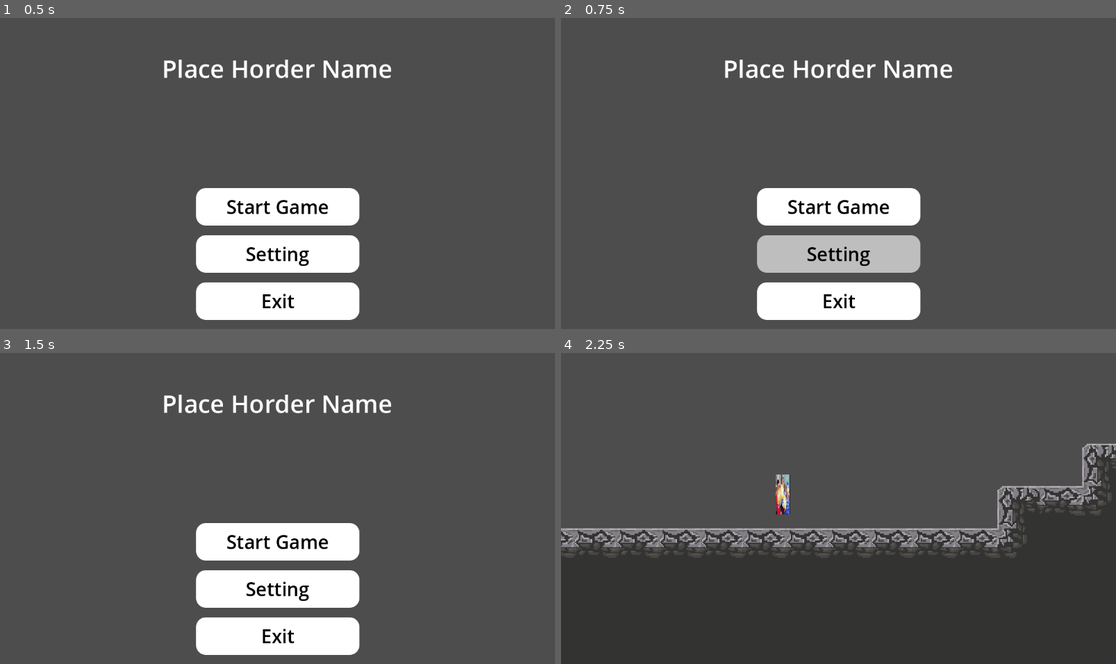
Above: before the commit, frames 1-4 (two rows, left to right).
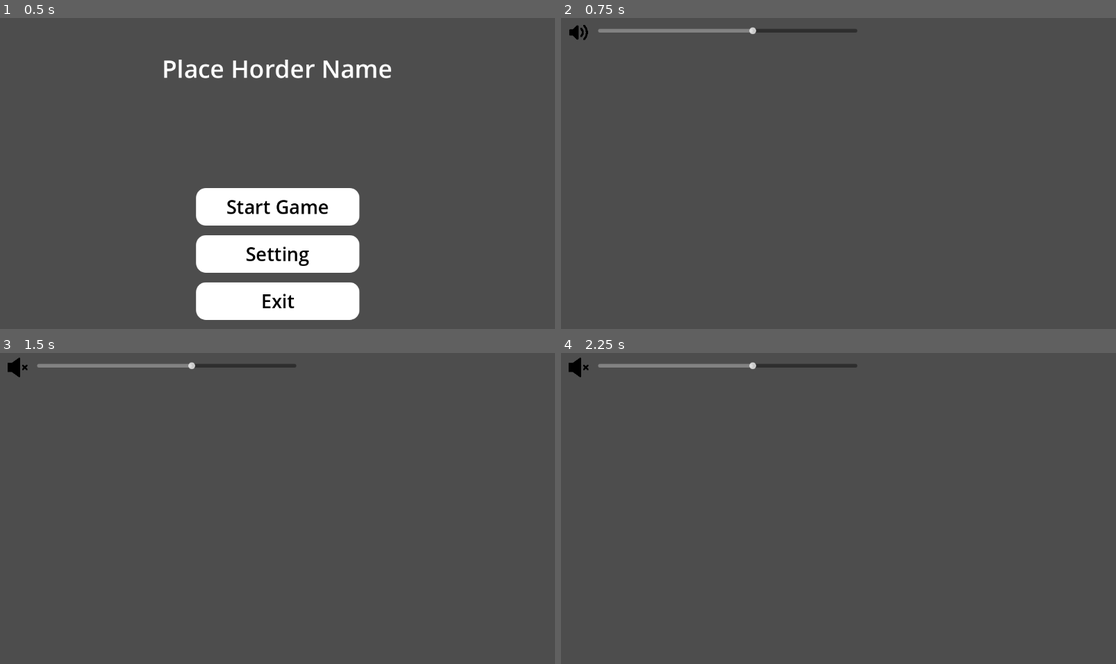
Above: after the commit, the same moments.

Repository: jhyjek/BrewBound
Game: Godot game, scene res://Scenes/Main_menu.tscn
The game is run twice, just before and just after one commit, with the same random seed, the same clock (stepped at 60 frames per second) and the same inputs. This scene is started directly instead of the project's main scene.
Inputs (mouse positions are in pixels of both pictures, inside the frame that each line leads up to):
- Up to frame 1 (0.5 s): no input
- Up to frame 2 (0.75 s): click "Setting" at 0.5 s
- Up to frame 3 (1.5 s): click (16, 368) at 1.27 s
- Up to frame 4 (2.25 s): click (838, 542) at 2 s, where only the run before the commit has a clickable "Start Game"

Frame 1 is identical in both runs. In frame 2, 12% of the frame differs, in the area x 1-71%, y 2-98%; in frame 3, 12%; in frame 4, 46%, in the area x 0-100%, y 1-100%.

Commit message:
Added Volume button and slider

Diff:
--- /dev/null
+++ b/Scenes/settings.tscn
@@ -0,0 +1,57 @@
+[gd_scene load_steps=5 format=3 uid="uid://jw81mvxqton8"]
+
+[ext_resource type="Script" path="res://Scripts/settings.gd" id="1_362jv"]
+[ext_resource type="Texture2D" uid="uid://ciqpgxbnhfmcp" path="res://volume-up.png" id="2_8wahu"]
+[ext_resource type="Texture2D" uid="uid://bwmgl62ua22ac" path="res://volume-mute.png" id="3_2wrxr"]
+[ext_resource type="AudioStream" uid="uid://dldtwlfpq7iw6" path="res://random-thoughts-20586.mp3" id="4_g7cn3"]
+
+[node name="Settings" type="Control"]
+layout_mode = 3
+anchors_preset = 15
+anchor_right = 1.0
+anchor_bottom = 1.0
+offset_left = -1.0
+offset_right = -1.0
+grow_horizontal = 2
+grow_vertical = 2
+script = ExtResource("1_362jv")
+
+[node name="MarginContainer" type="MarginContainer" parent="."]
+layout_mode = 1
+anchors_preset = 15
+anchor_right = 1.0
+anchor_bottom = 1.0
+offset_left = 78.0
+offset_top = 20.0
+offset_right = -536.0
+offset_bottom = -577.0
+grow_horizontal = 2
+grow_vertical = 2
+
+[node name="VBoxContainer" type="VBoxContainer" parent="MarginContainer"]
+layout_mode = 2
+
+[node name="Volume" type="HSlider" parent="MarginContainer/VBoxContainer"]
+layout_mode = 2
+min_value = -30.0
+max_value = 20.0
+
+[node name="TextureButton" type="TextureButton" parent="."]
+layout_mode = 0
+offset_left = 16.0
+offset_top = 10.0
+offset_right = 59.0
+offset_bottom = 53.0
+toggle_mode = true
+action_mode = 0
+texture_normal = ExtResource("2_8wahu")
+texture_pressed = ExtResource("3_2wrxr")
+ignore_texture_size = true
+stretch_mode = 0
+
+[node name="Music" type="AudioStreamPlayer2D" parent="."]
+stream = ExtResource("4_g7cn3")
+autoplay = true
+
+[connection signal="value_changed" from="MarginContainer/VBoxContainer/Volume" to="." method="_on_volume_value_changed"]
+[connection signal="toggled" from="TextureButton" to="." method="_on_texture_button_toggled"]
--- a/Scripts/main_menu.gd
+++ b/Scripts/main_menu.gd
@@ -16,7 +16,7 @@
 
 
 func _on_setting_pressed() -> void:
-	print("Setting Pressed")
+	get_tree().change_scene_to_file("res://Scenes/settings.tscn")
 
 
 func _on_exit_pressed() -> void:
--- /dev/null
+++ b/Scripts/settings.gd
@@ -0,0 +1,22 @@
+extends Control
+
+
+# Called when the node enters the scene tree for the first time.
+func _ready() -> void:
+	pass # Replace with function body.
+
+
+# Called every frame. 'delta' is the elapsed time since the previous frame.
+func _process(delta: float) -> void:
+	pass
+
+
+func _on_volume_value_changed(value: float) -> void:
+	AudioServer.set_bus_volume_db(0,value)
+	if value == -30: AudioServer.set_bus_volume_db(0,-1000)
+
+
+
+
+func _on_texture_button_toggled(toggled_on: bool) -> void:
+	AudioServer.set_bus_mute(0,toggled_on)
--- /dev/null
+++ b/default_bus_layout.tres
@@ -0,0 +1,3 @@
+[gd_resource type="AudioBusLayout" format=3 uid="uid://d3quya3e12n1g"]
+
+[resource]
Not shown, added: random-thoughts-20586.mp3.import
Binary file added: volume-mute.png
Not shown, added: volume-mute.png.import
Binary file added: volume-up.png
Not shown, added: volume-up.png.import
Not shown, added: random-thoughts-20586.mp3
